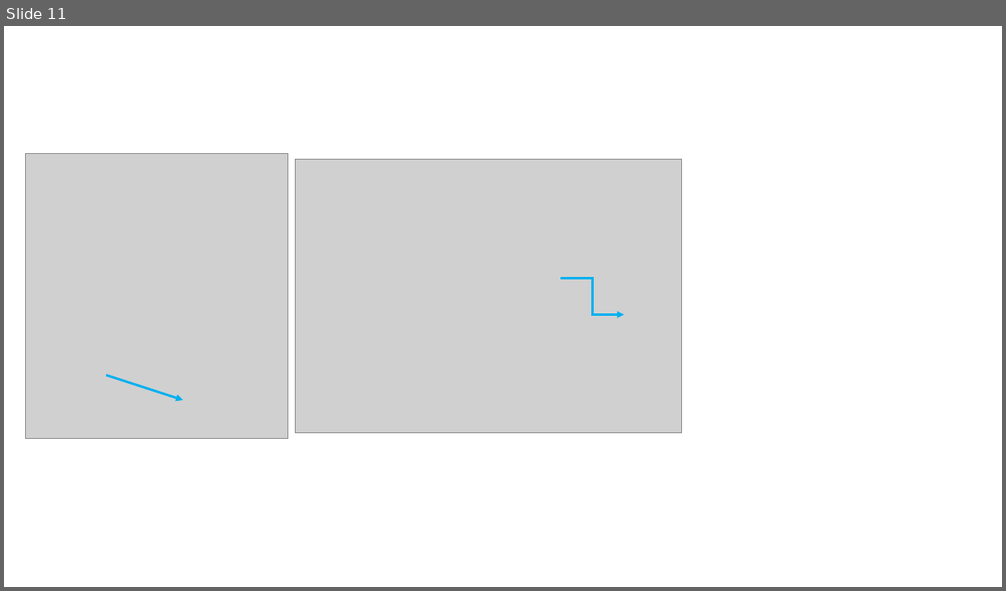
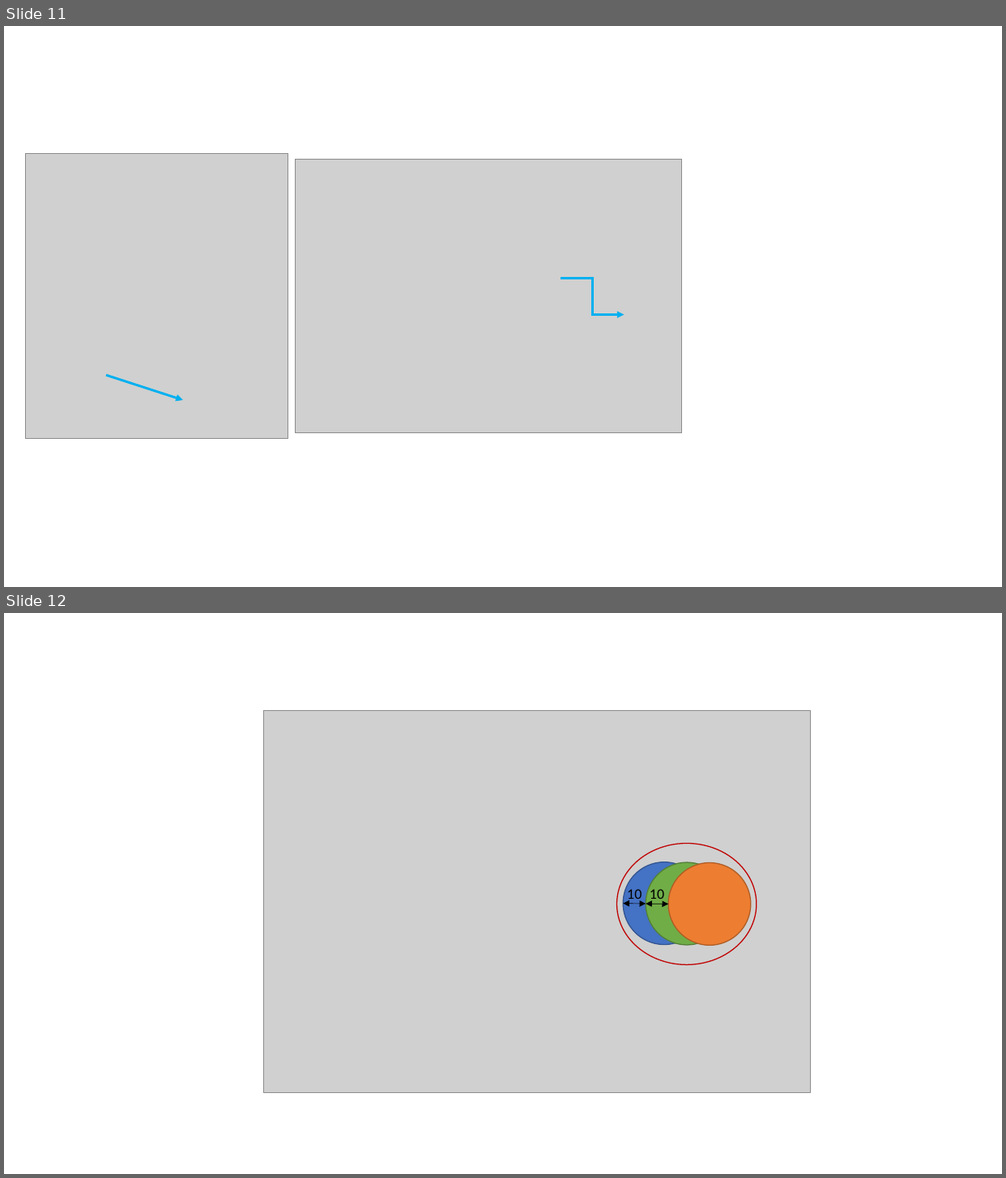
Before and after one commit to MattdewT/KE4, a slide deck: Grafiken.pptx. Shown one above the other, each under a label of ours: slide 11 before the commit, slides 11 and 12 after it. The pictures are 1006x591 and 1006x1178 pixels, drawn with LibreOffice and Linux fonts; fonts in the diff are those of the drawing; grey boxes stand for pictures. Boxes give left, top, right and bottom in pixels: in the first picture for what was removed or moved away, otherwise in the second. Text is boxed around its words. In the diff, an @@ line names an element or a change of style, - is before the commit and + after.

```diff
--- a/Grafiken.pptx
+++ b/Grafiken.pptx
@@ slide 12 added at box(4, 613, 1002, 1174), background #FFFFFF @@
@@ picture added at box(264, 710, 810, 1093) @@
@@ ellipse added at box(617, 844, 757, 965), outline #C00000 1 pt @@
@@ ellipse added at box(623, 862, 705, 944), fill #4472C4, outline #325491 1 pt @@
@@ ellipse added at box(646, 862, 728, 944), fill #70AD47, outline #538035 1 pt @@
@@ ellipse added at box(669, 863, 751, 945), fill #ED7D31, outline #AF5C24 1 pt @@
@@ double arrow added from (623, 904) to (646, 905), #000000 0.5 pt @@
@@ text added at box(627, 889, 641, 903), 14 pt, text #000000 @@
+10
@@ text added at box(650, 889, 664, 903), 14 pt, text #000000 @@
+10
@@ double arrow added from (646, 905) to (669, 905), #000000 0.5 pt @@
```
Also in this commit, not shown: 1 other slide added, 1 other file.
